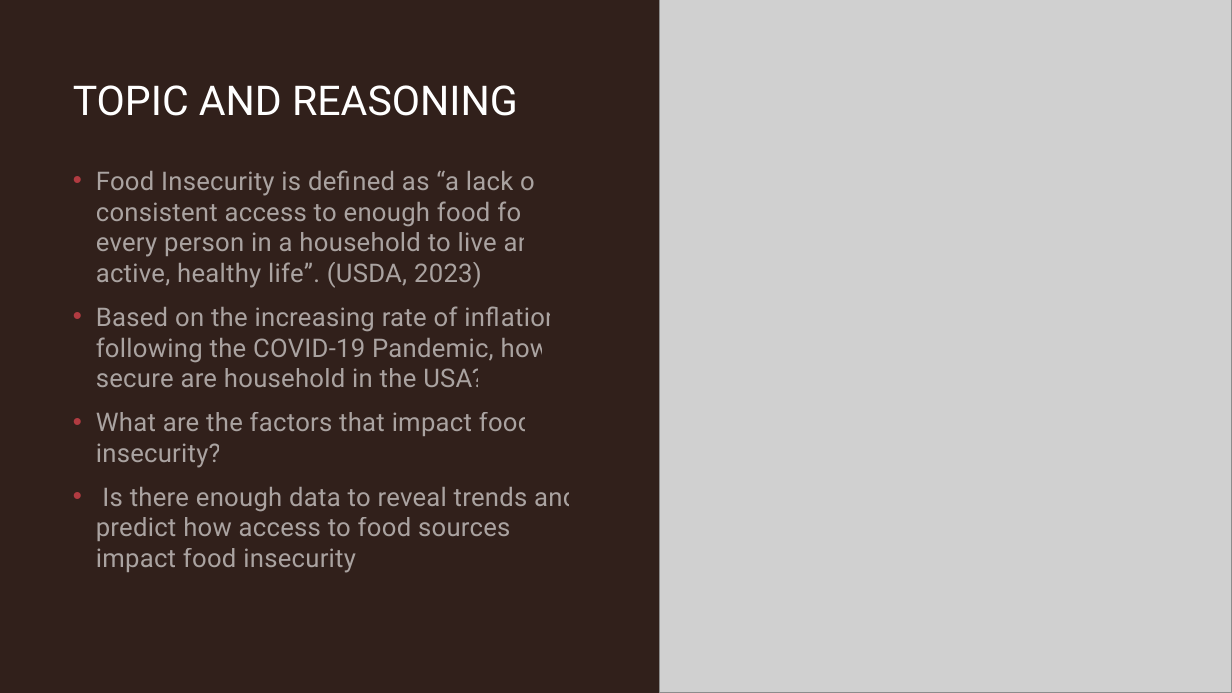
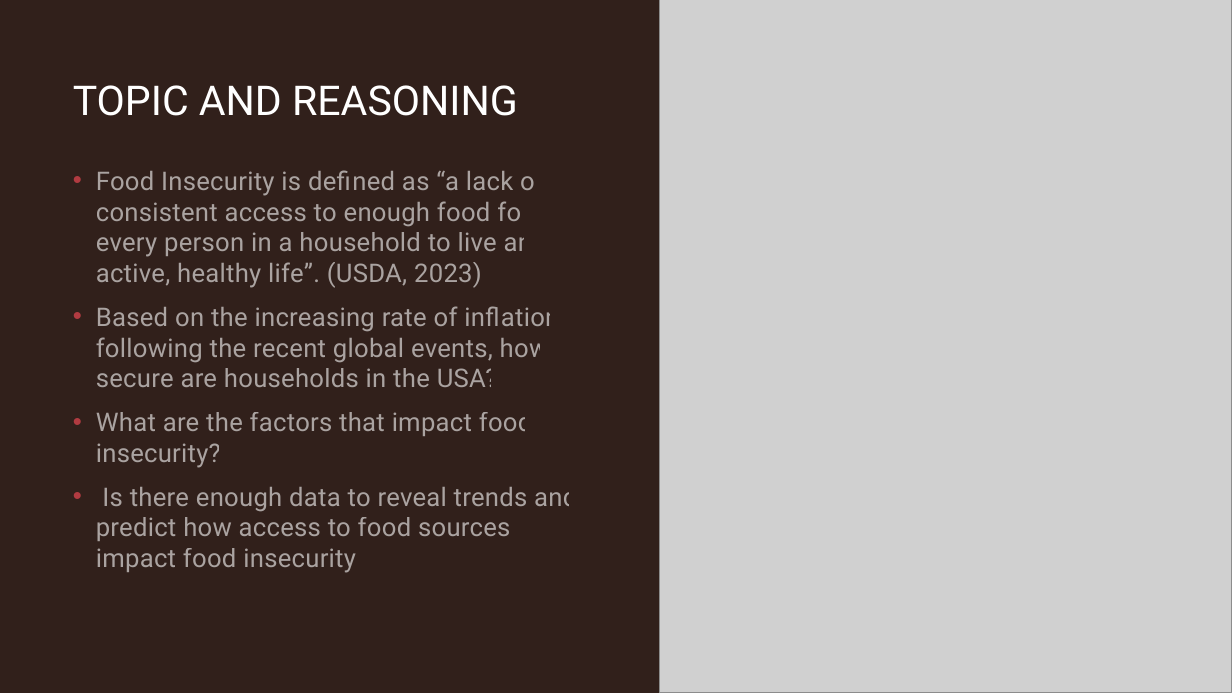
Before and after one commit to macicchino/Food_Insecurity, a slide deck: slide 2 of Presentation in progress/SQL TEAM 6 FOOD INSECURITY PRESENTATION.pptx. Drawn at 1232x693 pixels with LibreOffice and Linux fonts; fonts in the diff are those of the drawing; grey boxes stand for pictures. Boxes give left, top, right and bottom in pixels: in the first picture for what was removed or moved away, otherwise in the second. Text is boxed around its words. In the diff, an @@ line names an element or a change of style, - is before the commit and + after.

```diff
--- a/Presentation in progress/SQL TEAM 6 FOOD INSECURITY PRESENTATION.pptx
+++ b/Presentation in progress/SQL TEAM 6 FOOD INSECURITY PRESENTATION.pptx
@@ text at [96, 306, 559, 387]: text changed @@
-• Based on the increasing rate of inflation following the COVID-19 Pandemic, how secure are household in the USA?
+• Based on the increasing rate of inflation following the recent global events, how secure are households in the USA?
```
Also in this commit, not shown: 9 other slides changed, 1 slide removed.
